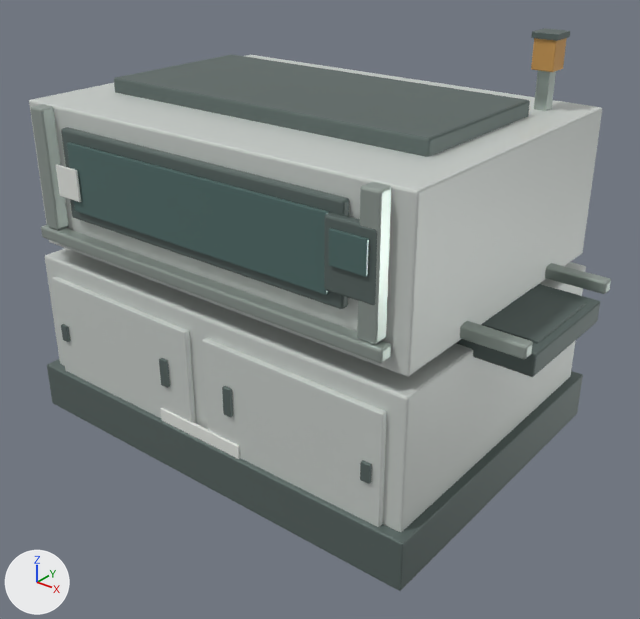
The Blender file assets/blender/reflow.blend, before and after one commit.
Camera for both pictures: a 50 mm lens placed at (2.97, -3.63, 2.95), pointed at (0.19, -0.16, 0.8). Lighting does not change. The marker at lower left points along +X, +Y and +Z. The older version comes first.

In view in the first picture: 'Base plinth', 'Conveyor bed', 'Conveyor belt', 'Corner column.001', 'Front safety glazing', 'Front window frame', 'Lower cabinet', 'Service door L', 'Service door R', 'Tunnel roof', 'Upper aluminium sill', 'Upper housing' and 14 more.
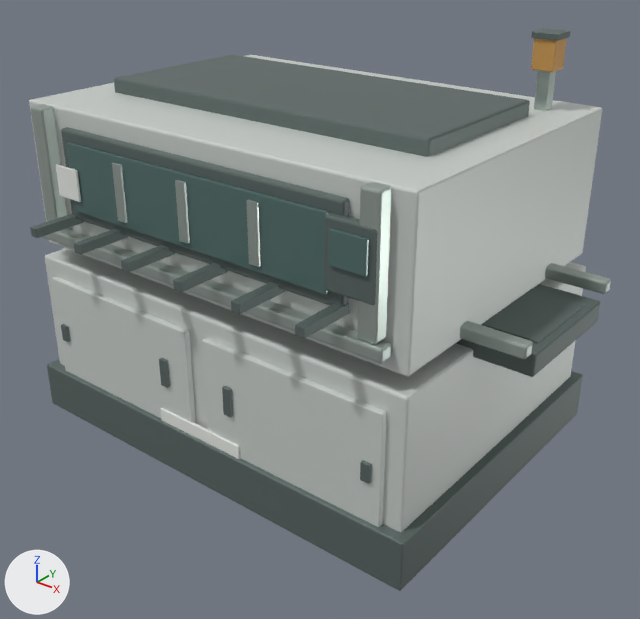
What changed in the scene script:
```text
Change me_cube_172:
    used by ob_belt_cleat; parent = ob_belt; location = (-0.9, 0.0, 1.09)
    remove me_cube_172.from_pydata(...)  # 56 vertices, 54 faces; spans x -0.025..0.025, y -0.25..0.25, z -0.01..0.01
    add me_cube_172.from_pydata(...)  # 56 vertices, 54 faces; spans x -0.025..0.025, y -0.23..0.23, z -0.025..0.025
    me_cube_172 part 1: all 14 vertices in x -0.025..0.025, y -0.25..-0.248, z 0.008..0.01 are moved by (0.0, 0.02, 0.015)
    other edits to the shape of me_cube_172 do not show in these pictures
Change me_cube_173:
    used by ob_belt_cleat_001; parent = ob_belt; location = (-0.54, 0.0, 1.09)
    remove me_cube_173.from_pydata(...)  # 56 vertices, 54 faces; spans x -0.025..0.025, y -0.25..0.25, z -0.01..0.01
    add me_cube_173.from_pydata(...)  # 56 vertices, 54 faces; spans x -0.025..0.025, y -0.23..0.23, z -0.025..0.025
    me_cube_173 part 2: all 14 vertices in x -0.025..0.025, y -0.25..-0.248, z 0.008..0.01 are moved by (0.0, 0.02, 0.015)
    other edits to the shape of me_cube_173 do not show in these pictures
Change me_cube_174:
    used by ob_belt_cleat_002; parent = ob_belt; location = (-0.18, 0.0, 1.09)
    remove me_cube_174.from_pydata(...)  # 56 vertices, 54 faces; spans x -0.025..0.025, y -0.25..0.25, z -0.01..0.01
    add me_cube_174.from_pydata(...)  # 56 vertices, 54 faces; spans x -0.025..0.025, y -0.23..0.23, z -0.025..0.025
    me_cube_174 part 3: all 14 vertices in x -0.025..0.025, y -0.25..-0.248, z 0.008..0.01 are moved by (0.0, 0.02, 0.015)
    other edits to the shape of me_cube_174 do not show in these pictures
Change me_cube_175:
    used by ob_belt_cleat_003; parent = ob_belt; location = (0.18, 0.0, 1.09)
    remove me_cube_175.from_pydata(...)  # 56 vertices, 54 faces; spans x -0.025..0.025, y -0.25..0.25, z -0.01..0.01
    add me_cube_175.from_pydata(...)  # 56 vertices, 54 faces; spans x -0.025..0.025, y -0.23..0.23, z -0.025..0.025
    me_cube_175 part 4: all 14 vertices in x -0.025..0.025, y -0.25..-0.248, z 0.008..0.01 are moved by (0.0, 0.02, 0.015)
    other edits to the shape of me_cube_175 do not show in these pictures
Change me_cube_176:
    used by ob_belt_cleat_004; parent = ob_belt; location = (0.54, 0.0, 1.09)
    remove me_cube_176.from_pydata(...)  # 56 vertices, 54 faces; spans x -0.025..0.025, y -0.25..0.25, z -0.01..0.01
    add me_cube_176.from_pydata(...)  # 56 vertices, 54 faces; spans x -0.025..0.025, y -0.23..0.23, z -0.025..0.025
    me_cube_176 part 5: all 14 vertices in x -0.025..0.025, y -0.25..-0.248, z 0.008..0.01 are moved by (0.0, 0.02, 0.015)
    other edits to the shape of me_cube_176 do not show in these pictures
Change me_cube_177:
    used by ob_belt_cleat_005; parent = ob_belt; location = (0.9, 0.0, 1.09)
    remove me_cube_177.from_pydata(...)  # 56 vertices, 54 faces; spans x -0.025..0.025, y -0.25..0.25, z -0.01..0.01
    add me_cube_177.from_pydata(...)  # 56 vertices, 54 faces; spans x -0.025..0.025, y -0.23..0.23, z -0.025..0.025
    me_cube_177 part 6: all 14 vertices in x -0.025..0.025, y -0.25..-0.248, z 0.008..0.01 are moved by (0.0, 0.02, 0.015)
    other edits to the shape of me_cube_177 do not show in these pictures
Change ob_zone_shutter_1:
    ob_zone_shutter_1.location: (-0.45, -0.62, 1.55) -> (-0.45, -0.95, 1.55)
Change ob_zone_shutter_001:
    ob_zone_shutter_001.location: (0.0, -0.62, 1.55) -> (0.0, -0.95, 1.55)
Change ob_zone_shutter_002:
    ob_zone_shutter_002.location: (0.45, -0.62, 1.55) -> (0.45, -0.95, 1.55)
Change ob_belt_cleat:
    ob_belt_cleat.location: (-0.9, 0.0, 1.09) -> (-0.9, -0.95, 1.3)
Change ob_belt_cleat_001:
    ob_belt_cleat_001.location: (-0.54, 0.0, 1.09) -> (-0.54, -0.95, 1.3)
Change ob_belt_cleat_002:
    ob_belt_cleat_002.location: (-0.18, 0.0, 1.09) -> (-0.18, -0.95, 1.3)
Change ob_belt_cleat_003:
    ob_belt_cleat_003.location: (0.18, 0.0, 1.09) -> (0.18, -0.95, 1.3)
Change ob_belt_cleat_004:
    ob_belt_cleat_004.location: (0.54, 0.0, 1.09) -> (0.54, -0.95, 1.3)
Change ob_belt_cleat_005:
    ob_belt_cleat_005.location: (0.9, 0.0, 1.09) -> (0.9, -0.95, 1.3)
```

Pixel boxes (x1, y1, x2, y2) of what changed, in the pictures (640 x 619 px; the box of a moved part takes in the faces that stretch with it):
'Belt cleat.005', reshaped, moved (not visible before)
    after: (295, 303, 349, 339)
'Belt cleat.004', reshaped, moved (not visible before)
    after: (231, 282, 285, 314)
'Zone shutter.002', moved (not visible before)
    after: (246, 199, 261, 267)
'Belt cleat.003', reshaped, moved (not visible before)
    after: (173, 263, 228, 292)
'Belt cleat.002', reshaped, moved (not visible before)
    after: (121, 245, 175, 273)
'Zone shutter.001', moved (not visible before)
    after: (175, 180, 190, 243)
'Belt cleat.001', reshaped, moved (not visible before)
    after: (74, 229, 128, 254)
'Belt cleat', reshaped, moved (not visible before)
    after: (30, 214, 84, 238)
'Zone shutter', moved (not visible before)
    after: (112, 163, 127, 223)
part 3 of me_cube_174, moved or reshaped (not visible before)
    after: (121, 245, 175, 272)
